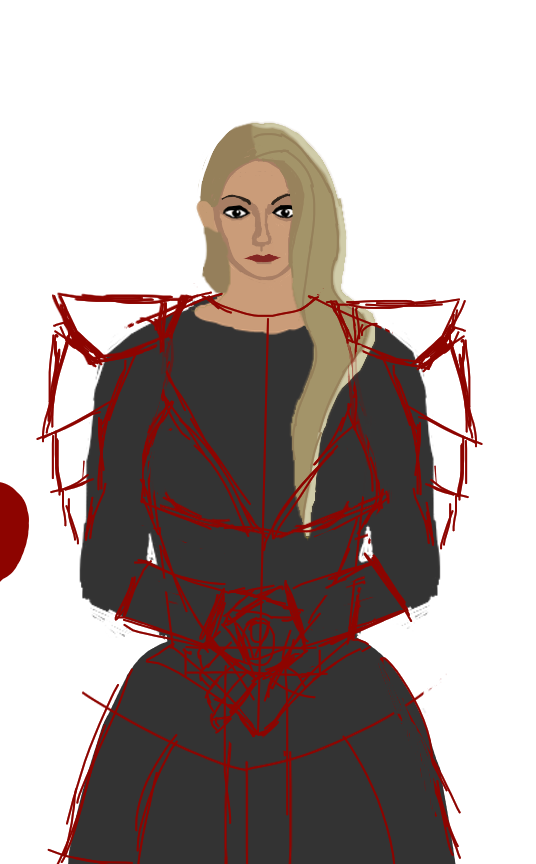
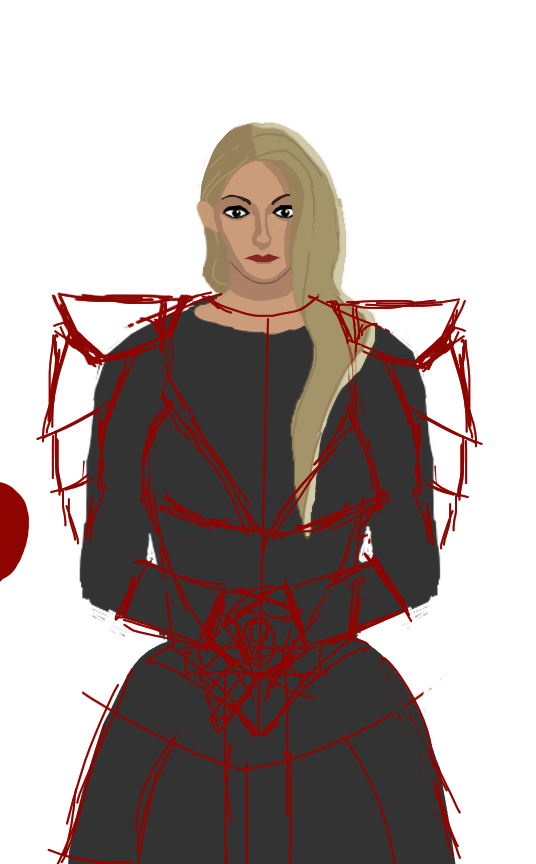
Comparing the layer stacks of the two 536×864 images. Changes:
painted on "Paint Layer 3" over [202, 145, 341, 301]
painted on "Paint Layer 2" over [202, 145, 341, 301]
painted on "details" over [202, 145, 341, 301]
painted on "Paint Layer 1" over [202, 145, 341, 301]
